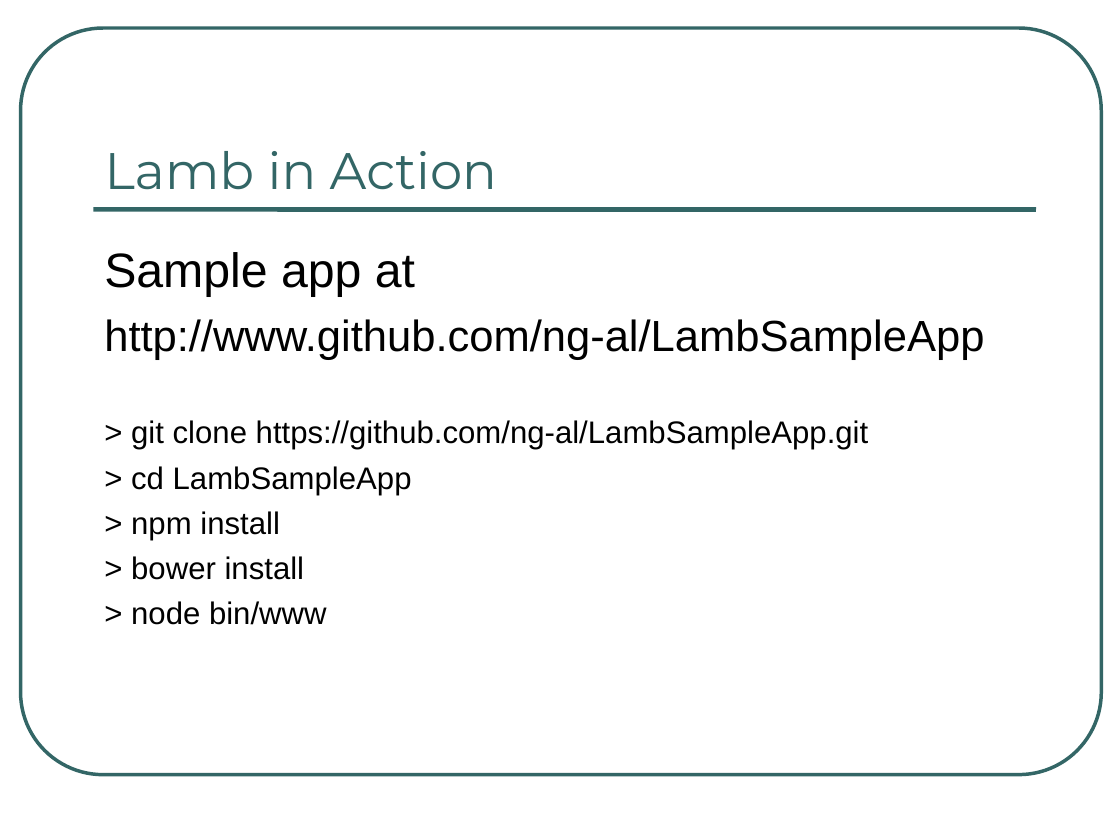
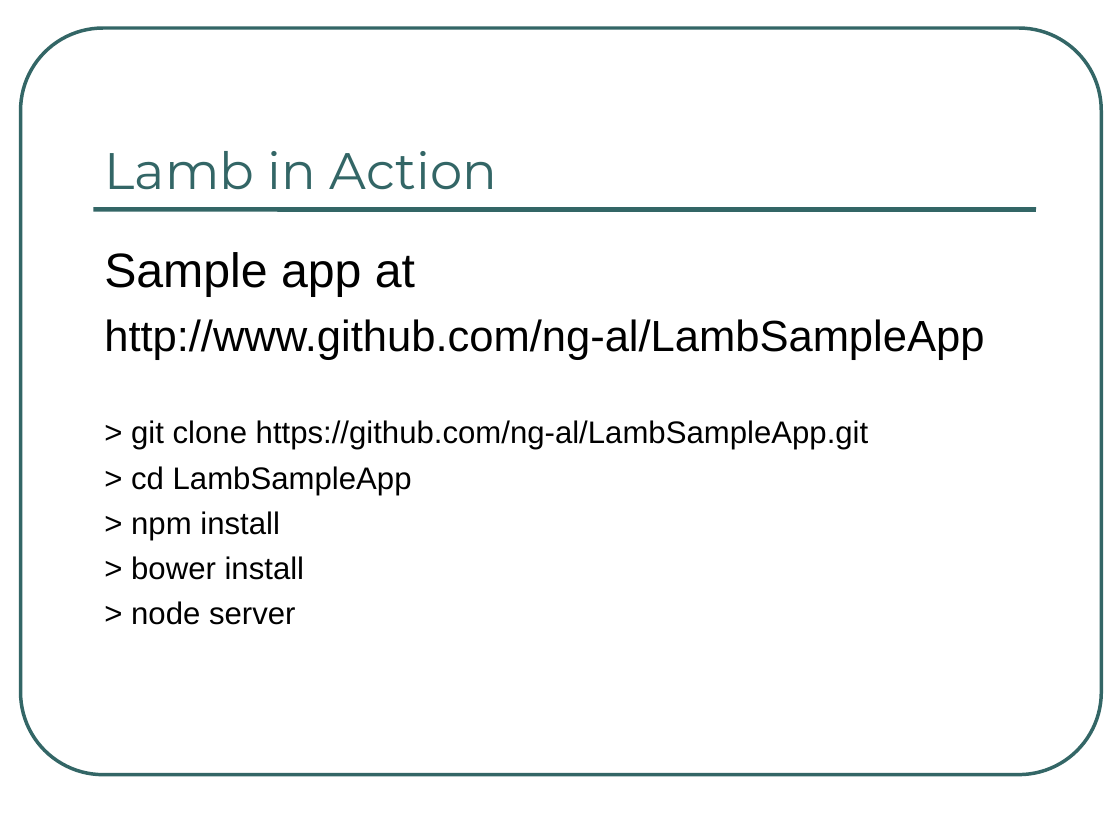
Before and after one commit to ng-al/LambSampleApp, a slide deck: slide 23 of Lamb.ppt. Drawn at 1120x840 pixels with LibreOffice and Linux fonts; fonts in the diff are those of the drawing. Boxes give left, top, right and bottom in pixels: in the first picture for what was removed or moved away, otherwise in the second. Text is boxed around its words. In the diff, an @@ line names an element or a change of style, - is before the commit and + after.

Commit message:
Updated build slide

```diff
--- a/Lamb.ppt
+++ b/Lamb.ppt
@@ text at [131, 601, 296, 625]: text changed @@
-> node bin/www
+> node server
```
